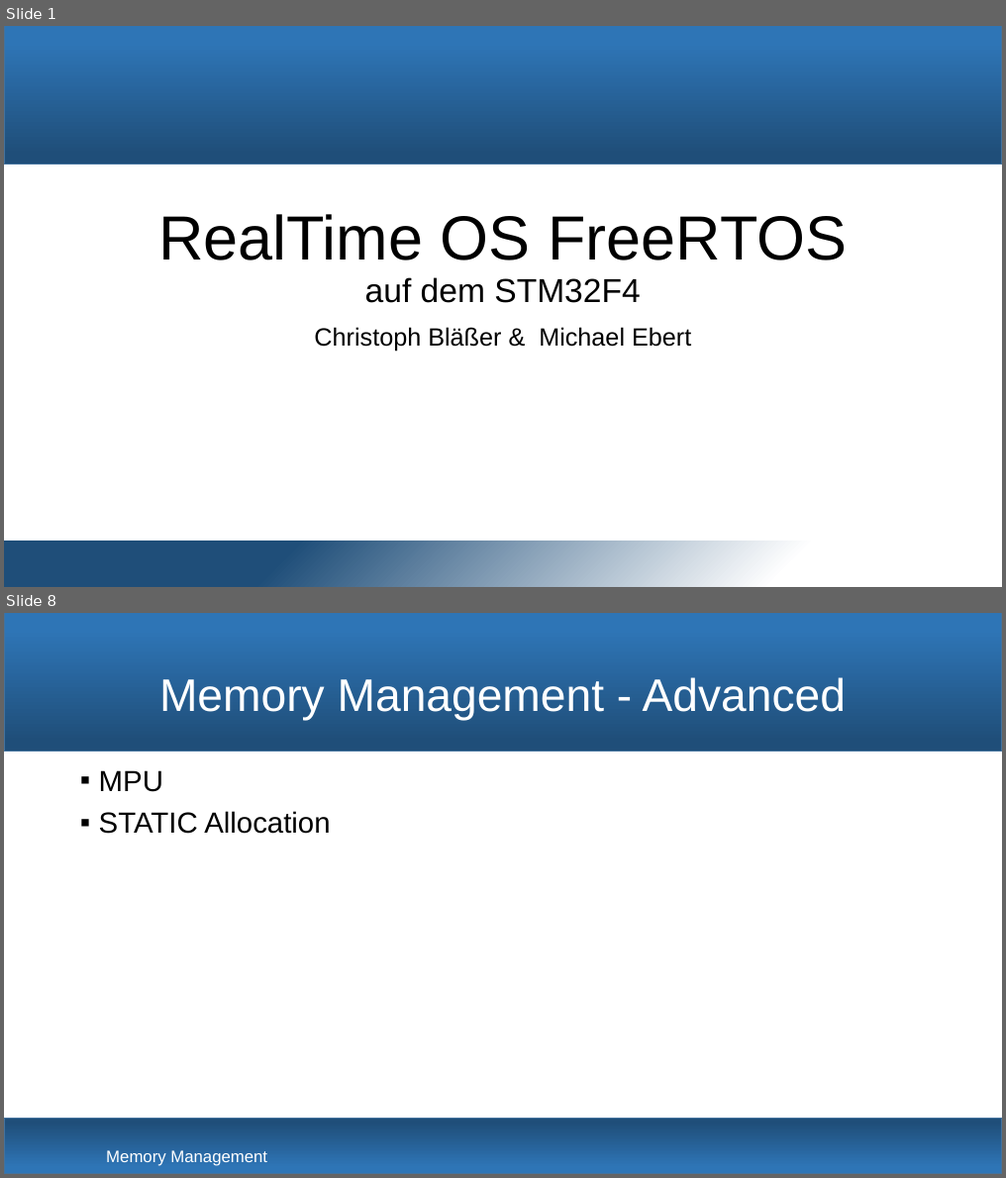
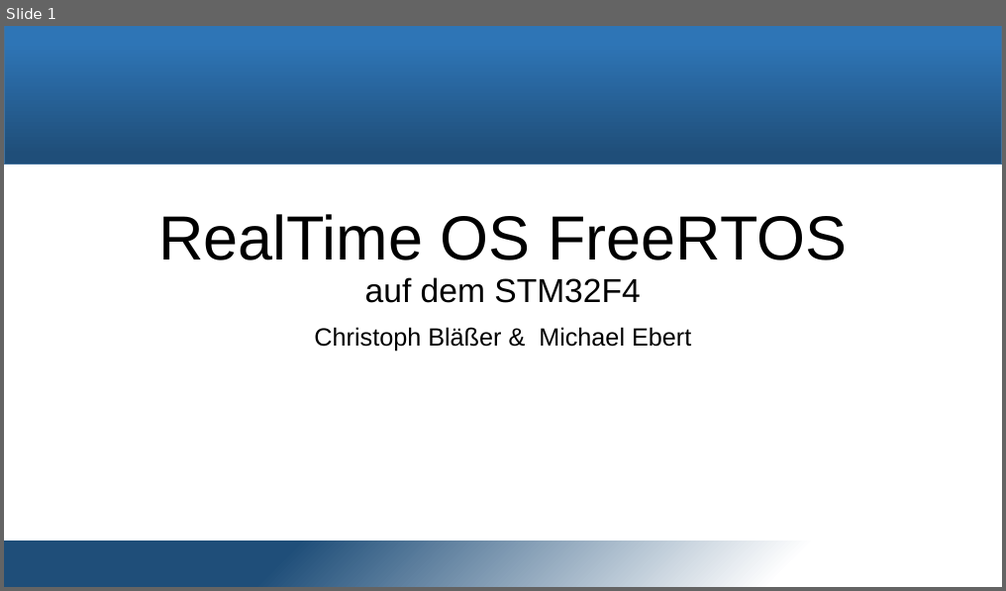
Before and after one commit to snobz/Seminar_BS_2017, a slide deck: Päsi/Seminar Betriebssysteme.pptx. Shown one above the other, each under a label of ours: slides 1 and 8 before the commit, slide 1 after it; the slides between them are not shown. The pictures are 1006x1178 and 1006x591 pixels, drawn with LibreOffice and Linux fonts; fonts in the diff are those of the drawing; background and template pictures are left out. Boxes give left, top, right and bottom in pixels: in the first picture for what was removed or moved away, otherwise in the second. Text is boxed around its words. In the diff, an @@ line names an element or a change of style, - is before the commit and + after.

Commit message:
memory management

```diff
--- a/Päsi/Seminar Betriebssysteme.pptx
+++ b/Päsi/Seminar Betriebssysteme.pptx
@@ slide 8 removed at bbox=[4, 613, 1002, 1174], background #FFFFFF; not listed: 2 template elements that a slide beside it also shows @@
@@ title removed at bbox=[159, 677, 846, 721] @@
-Memory Management - Advanced
@@ text removed at bbox=[99, 770, 330, 834] @@
-▪ MPU
-▪ STATIC Allocation
@@ rectangle removed at bbox=[4, 1119, 1002, 1174] @@
@@ text removed at bbox=[106, 1151, 267, 1166] @@
-Memory Management
```
Also in this commit, not shown: 6 slides added, 11 other slides removed, 3 other files.
